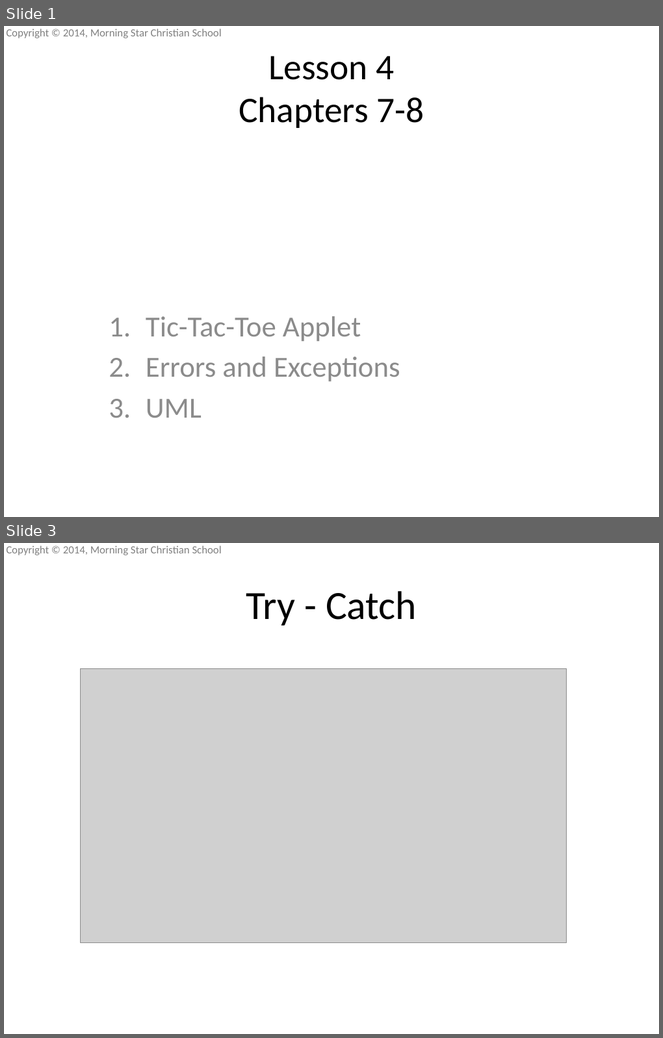
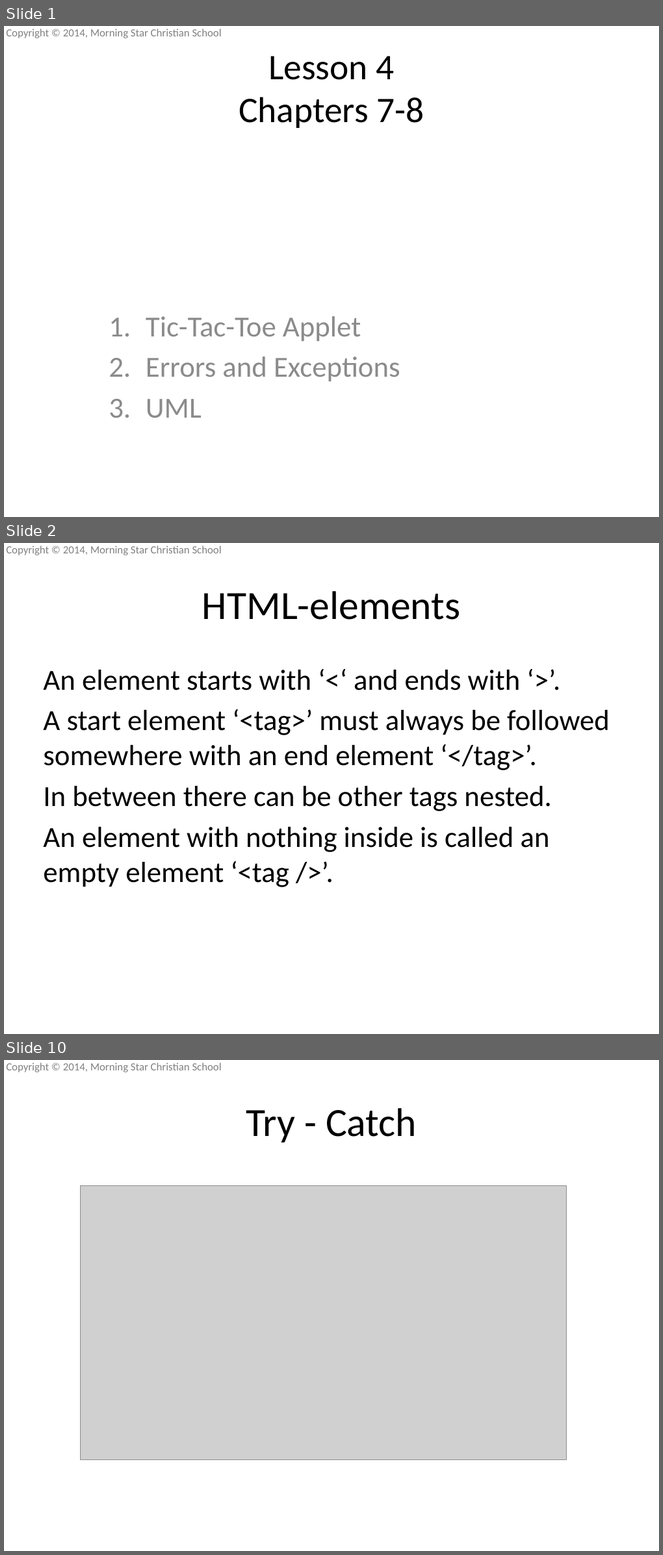
Before and after one commit to mscsbend/presentations, a slide deck: Lesson 4.pptx. Shown one above the other, each under a label of ours: slides 1 and 3 before the commit, slides 1, 2 and 10 after it; the slides between them are not shown. The pictures are 663x1038 and 663x1555 pixels, drawn with LibreOffice and Linux fonts; fonts in the diff are those of the drawing; grey boxes stand for pictures; background and template pictures are left out. Boxes give left, top, right and bottom in pixels: in the first picture for what was removed or moved away, otherwise in the second. Text is boxed around its words. In the diff, an @@ line names an element or a change of style, - is before the commit and + after.

```diff
--- a/Lesson 4.pptx
+++ b/Lesson 4.pptx
@@ slide 2 added at (x1=4, y1=543, x2=659, y2=1034), background picture (left out); not listed: 1 template element that a slide beside it also shows @@
@@ title added at (x1=202, y1=591, x2=460, y2=620), 44 pt, text #000000 @@
+HTML-elements
@@ text added at (x1=43, y1=670, x2=610, y2=887), 32 pt, text #000000 @@
+An element starts with ‘<‘ and ends with ‘>’.
+A start element ‘<tag>’ must always be followed somewhere with an end element ‘</tag>’.
+In between there can be other tags nested.
+An element with nothing inside is called an empty element ‘<tag />’.
@@ what was slide 3 is now slide 10 @@
```
Also in this commit, not shown: 1 slide changed, 6 other slides added, 1 other file.
